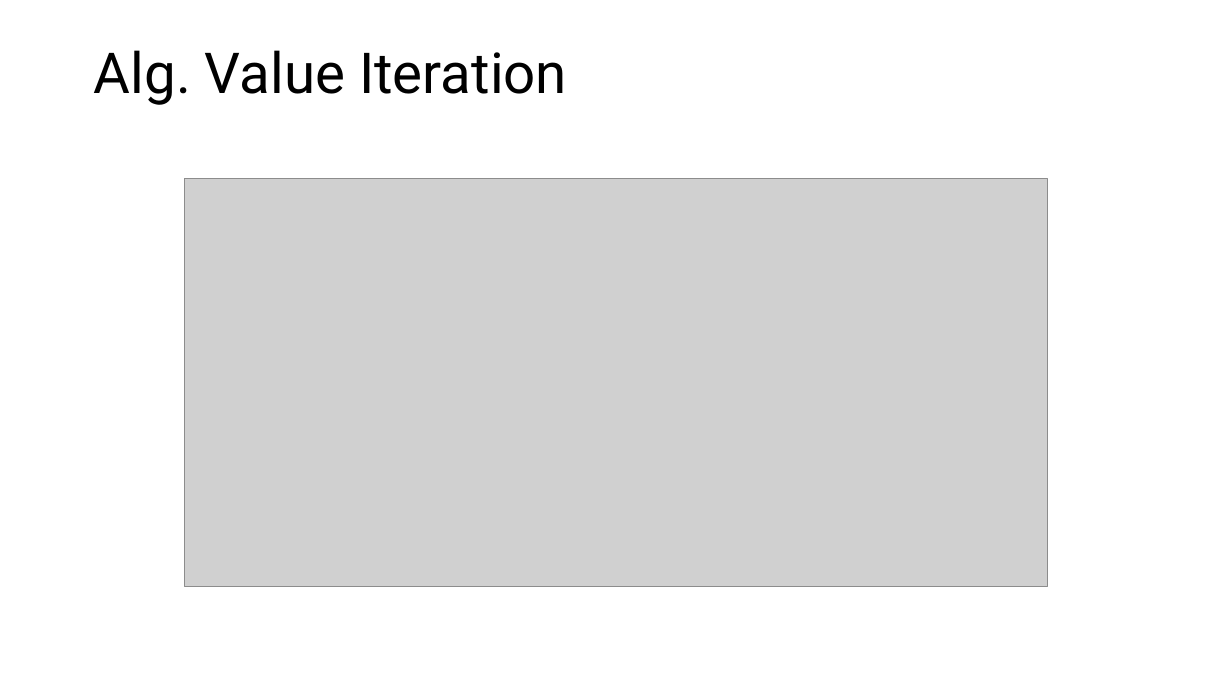
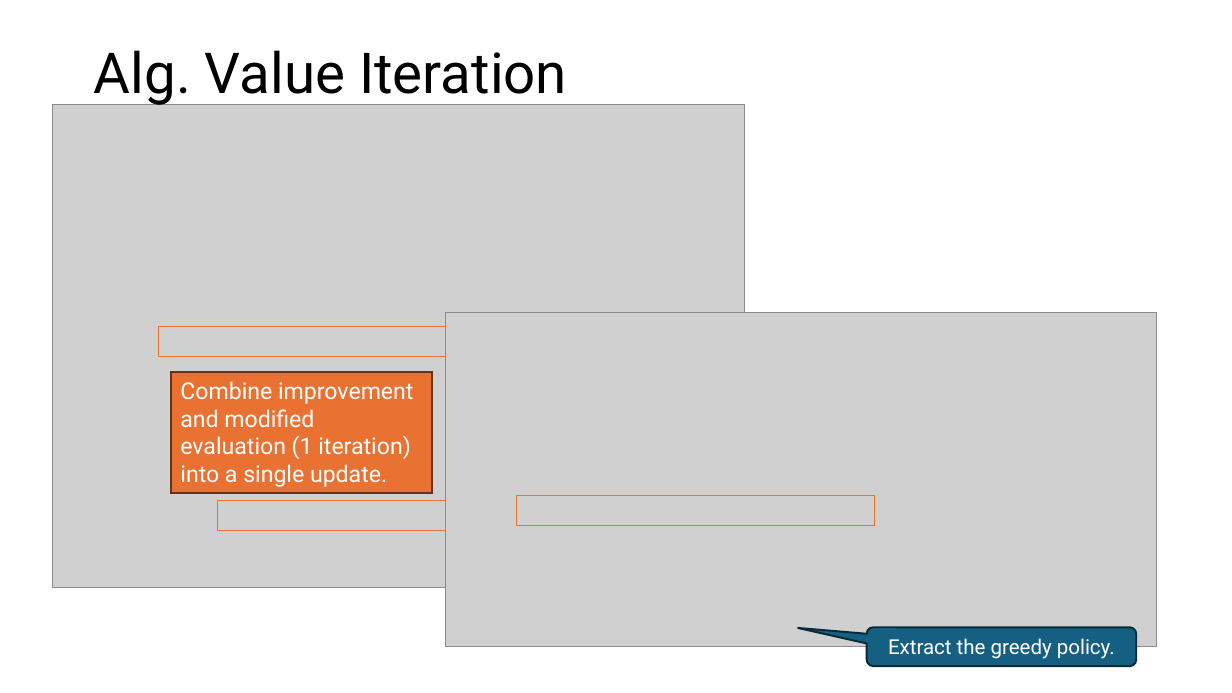
Before and after one commit to mhahsler/Introduction_to_Reinforcement_Learning, a slide deck: slide 18 of slides/Lecture_Chapter04.pptx (slide 16 before the commit). Drawn at 1232x693 pixels with LibreOffice and Linux fonts; fonts in the diff are those of the drawing; grey boxes stand for pictures. Boxes give left, top, right and bottom in pixels: in the first picture for what was removed or moved away, otherwise in the second. Text is boxed around its words. In the diff, an @@ line names an element or a change of style, - is before the commit and + after.

```diff
--- a/slides/Lecture_Chapter04.pptx
+++ b/slides/Lecture_Chapter04.pptx
@@ picture added at bbox=[53, 105, 745, 589] @@
@@ rectangle added at bbox=[158, 326, 445, 357], outline #E97132 0.75 pt @@
@@ picture: place and size @@
-picture at bbox=[185, 178, 1047, 587]
+picture at bbox=[445, 312, 1156, 647]
@@ rectangle added at bbox=[171, 372, 433, 493], fill #E97132, outline #663216 1.5 pt, 18 pt, text #FFFFFF @@
+Combine improvement and modified evaluation (1 iteration) into a single update.
@@ picture added at bbox=[819, 429, 1111, 486] @@
@@ rectangle added at bbox=[218, 501, 446, 531], outline #E97132 0.75 pt @@
@@ rectangle added at bbox=[517, 495, 874, 526], outline #E97132 0.75 pt @@
@@ rounded speech box added at bbox=[867, 628, 1137, 666], fill #156082, outline #092A39 1.5 pt, 16 pt, text #FFFFFF @@
+Extract the greedy policy.
```
Also in this commit, not shown: 4 other slides changed, 2 slides added, 3 other files.
